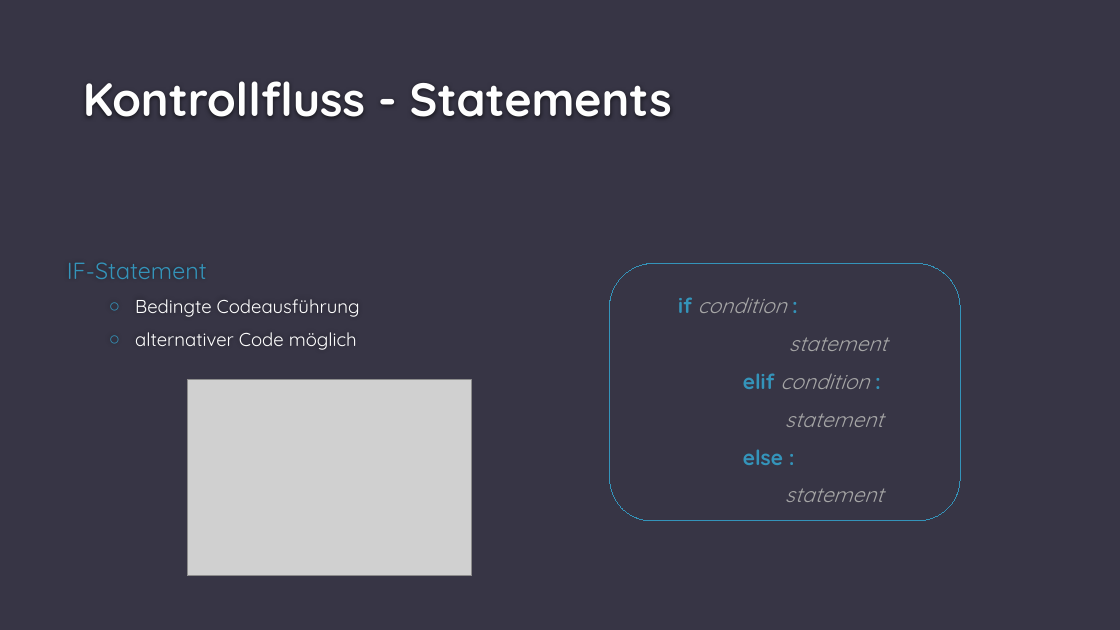
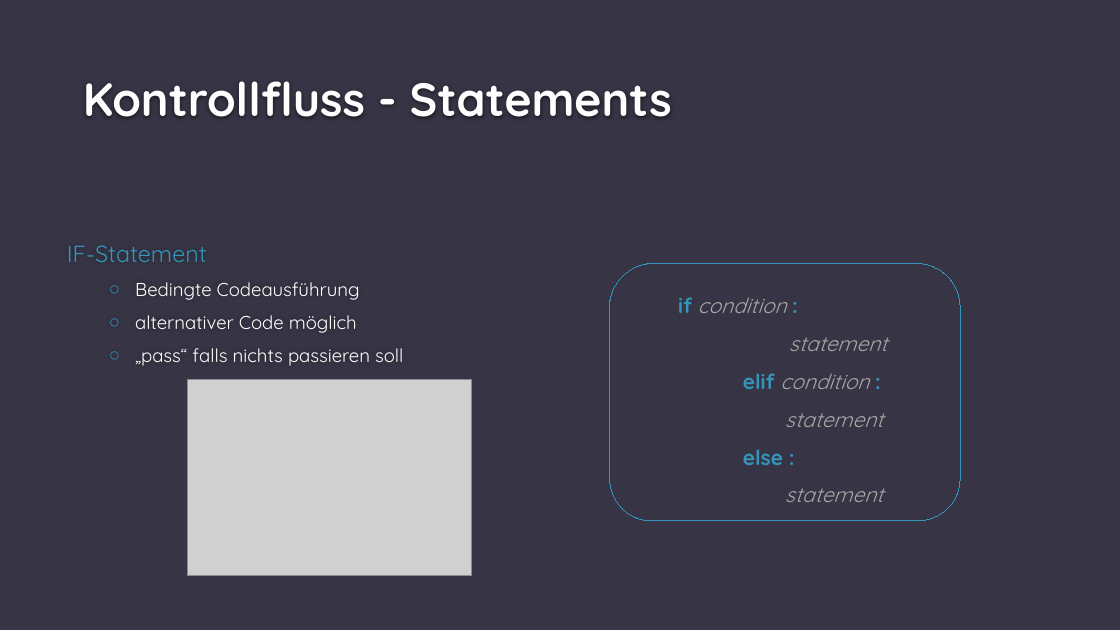
Before and after one commit to eliaruehle/py_course, a slide deck: slide 20 of presentations/LESSON_1.pptx (slide 18 before the commit). Drawn at 1120x630 pixels with LibreOffice and Linux fonts; fonts in the diff are those of the drawing; grey boxes stand for pictures; background and template pictures are left out. Boxes give left, top, right and bottom in pixels: in the first picture for what was removed or moved away, otherwise in the second. Text is boxed around its words. In the diff, an @@ line names an element or a change of style, - is before the commit and + after.

```diff
--- a/presentations/LESSON_1.pptx
+++ b/presentations/LESSON_1.pptx
@@ text at (x1=135, y1=348, x2=403, y2=366): paragraph added @@
+  ○ „pass“ falls nichts passieren soll
```
Also in this commit, not shown: 2 other slides changed, 2 slides added, 1 other file.
